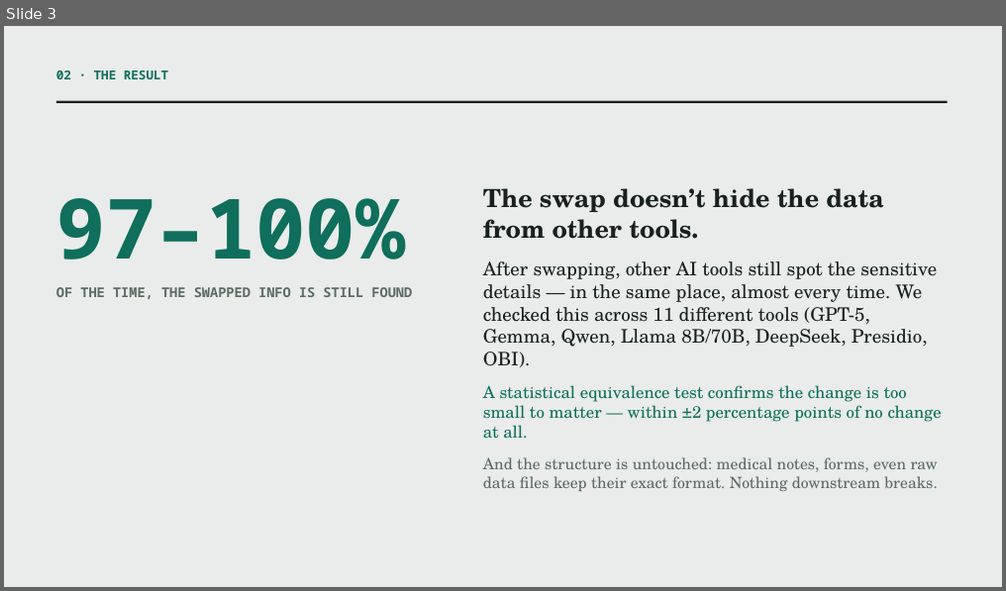
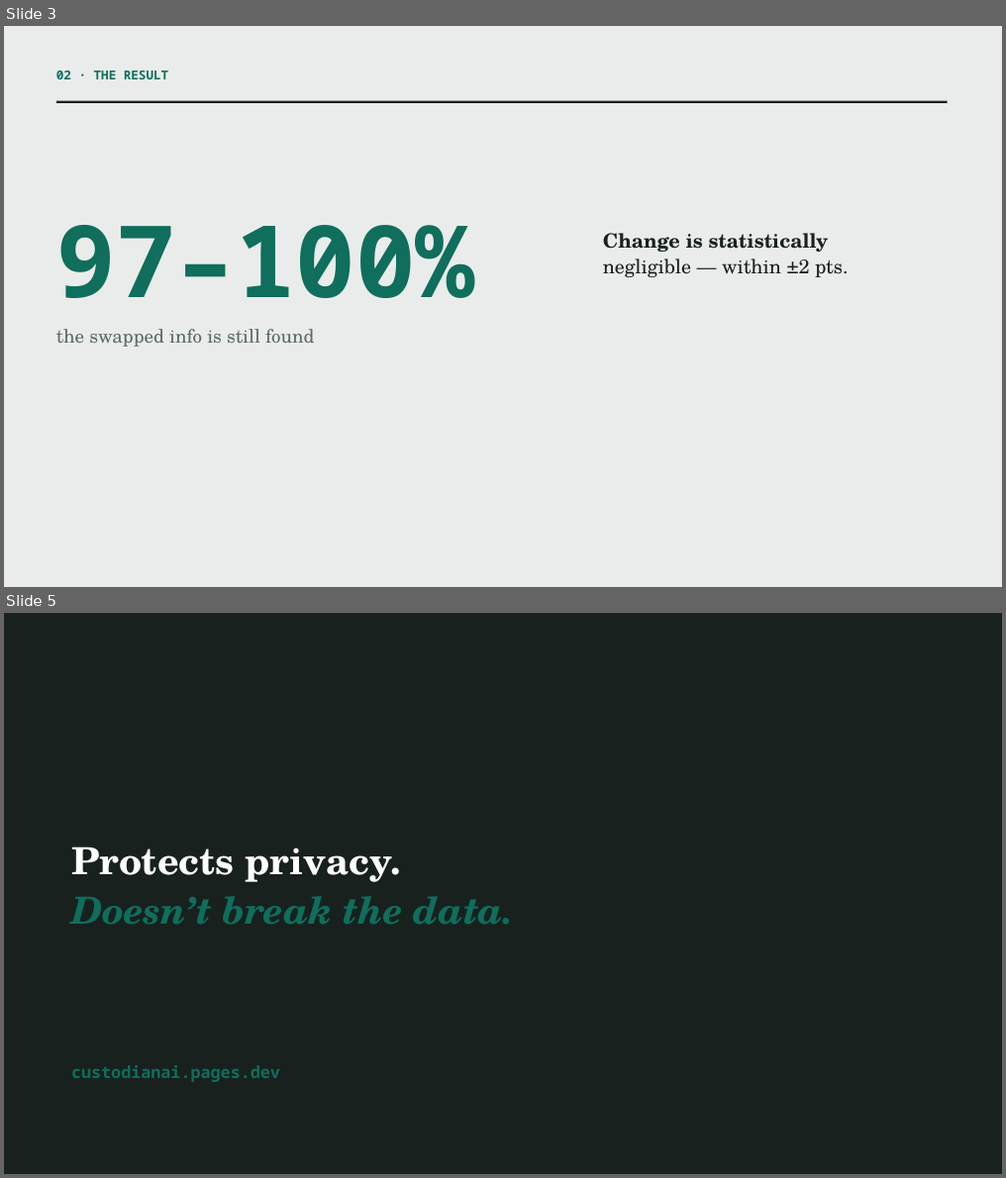
Before and after one commit to Custodian-Labs/guardian-layer-phi-benchmark, a slide deck: docs/guardian_layer_deck.pptx. Shown one above the other, each under a label of ours: slide 3 before the commit, slides 3 and 5 after it; the slides between them are not shown. The pictures are 1006x591 and 1006x1178 pixels, drawn with LibreOffice and Linux fonts; fonts in the diff are those of the drawing. Boxes give left, top, right and bottom in pixels: in the first picture for what was removed or moved away, otherwise in the second. Text is boxed around its words. In the diff, an @@ line names an element or a change of style, - is before the commit and + after.

Commit message:
Decks: minimal redesign — big numbers, one example per slide, no paragraphs
Stripped all multi-sentence prose. Each slide now carries a headline number/
phrase plus at most one before->after example. External 5 slides, internal 6;
ZH PDFs mirror. Fixed big-number/subtitle overlap in the PDF layout.

```diff
--- a/docs/guardian_layer_deck.pptx
+++ b/docs/guardian_layer_deck.pptx
@@ slide 5 added at bbox=[4, 613, 1002, 1174], background #FFFFFF @@
@@ rectangle added at bbox=[4, 613, 1002, 1174], fill #18211E @@
@@ text added at bbox=[71, 847, 514, 924], 36 pt, text #0F6E5C, bold, italic @@
+Protects privacy.
+Doesn’t break the data.
@@ text added at bbox=[71, 1065, 280, 1082], 16 pt, text #0F6E5C, bold @@
+custodianai.pages.dev
@@ slide 3 changed as well @@
@@ text "97–100%": place and size @@
-text "97–100%" at bbox=[56, 198, 412, 299]
+text "97–100%" at bbox=[56, 225, 475, 347]
@@ text at bbox=[56, 225, 475, 298]: size 80 to 96 pt in "97–100%"; less space between paragraphs @@
@@ text at bbox=[603, 233, 848, 277]: text changed; size 18 to 19 pt @@
-The swap doesn’t hide the data from other tools.
-After swapping, other AI tools still spot the sensitive details — in the same place, almost every time. We checked this across 11 different tools (GPT-5, Gemma, Qwen, Llama 8B/70B, DeepSeek, Presidio, OBI).
-A statistical equivalence test confirms the change is too small to matter — within ±2 percentage points of no change at all.
-And the structure is untouched: medical notes, forms, even raw data files keep their exact format. Nothing downstream breaks.
+Change is statistically
+negligible — within ±2 pts.
@@ text at bbox=[56, 329, 314, 347]: text changed; size 13 to 18 pt; font Noto Sans Mono to TeX Gyre Schola; bold off @@
-OF THE TIME, THE SWAPPED INFO IS STILL FOUND
+the swapped info is still found
```
Also in this commit, not shown: 3 other slides changed, 2 slides removed, 6 other files.
